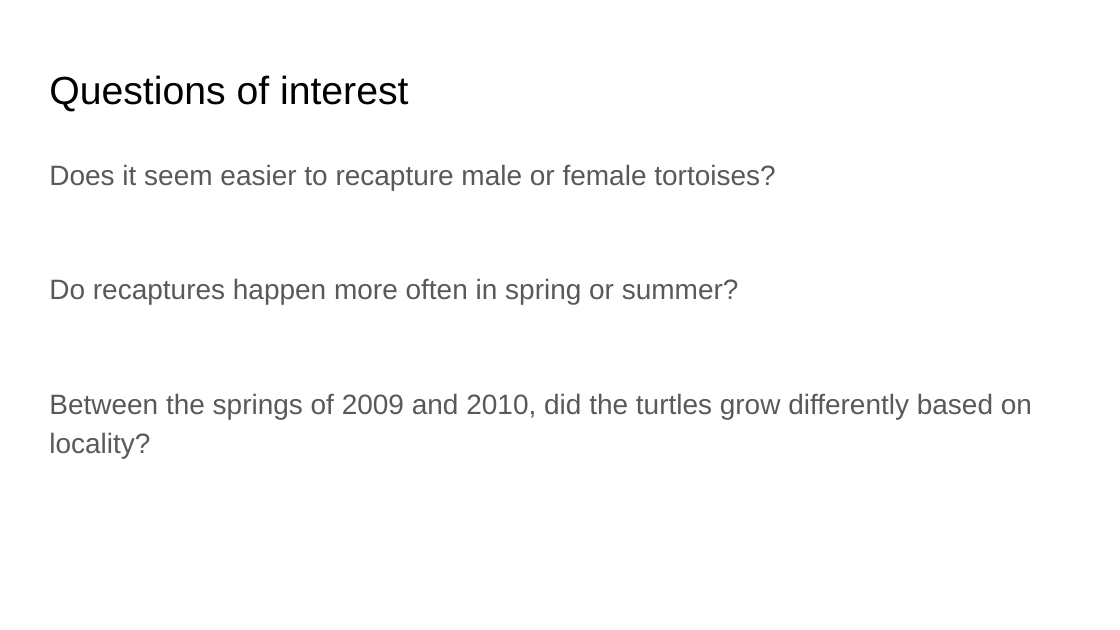
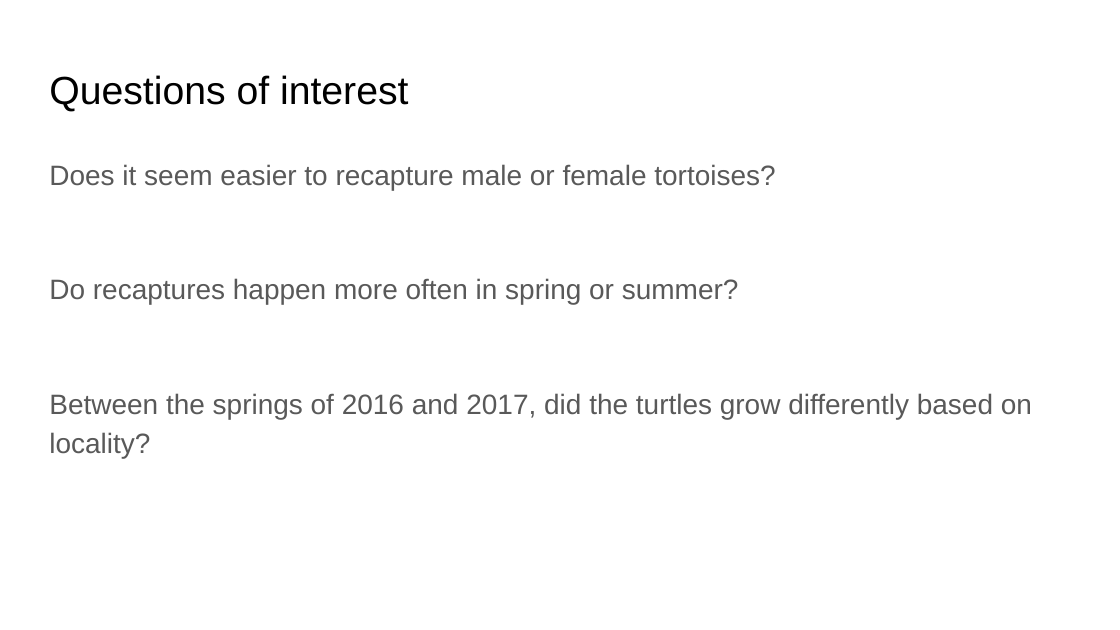
Before and after one commit to JuelleRTK/CM515-2026, a slide deck: slide 43 of modules/wk_12_tidyr/Tidyverse_SP2026.pptx. Drawn at 1120x630 pixels with LibreOffice and Linux fonts; fonts in the diff are those of the drawing. Boxes give left, top, right and bottom in pixels: in the first picture for what was removed or moved away, otherwise in the second. Text is boxed around its words. In the diff, an @@ line names an element or a change of style, - is before the commit and + after.

```diff
--- a/modules/wk_12_tidyr/Tidyverse_SP2026.pptx
+++ b/modules/wk_12_tidyr/Tidyverse_SP2026.pptx
@@ text at [49, 393, 1032, 458]: text changed @@
-Between the springs of 2009 and 2010, did the turtles grow differently based on locality?
+Between the springs of 2016 and 2017, did the turtles grow differently based on locality?
```
Also in this commit, not shown: 3 other slides changed, 7 other files.
